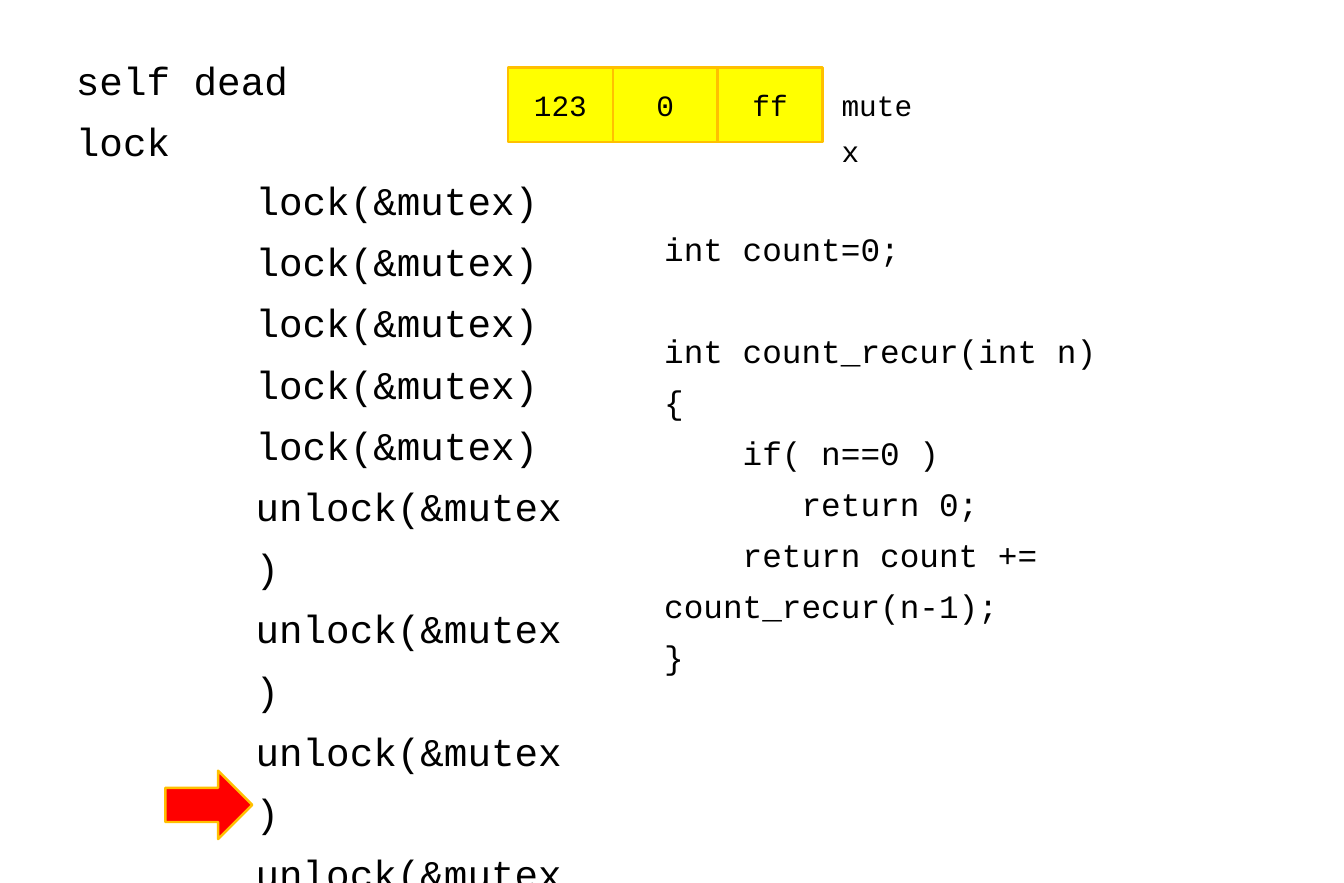
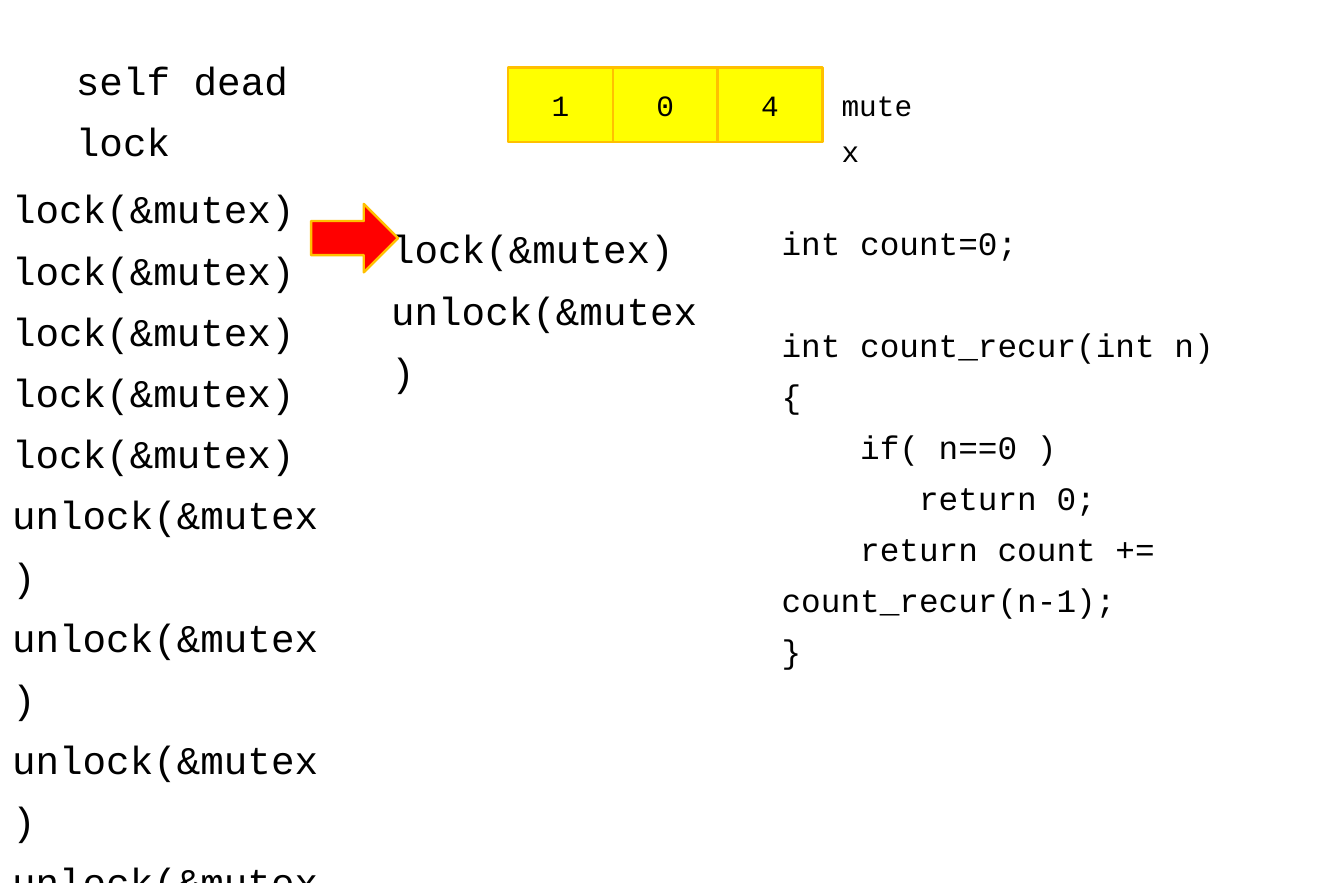
Before and after one commit to imguru-mooc/RTOS_uCOSII, a slide deck: slide 121 of RTOS.pptx (slide 116 before the commit). Drawn at 1344x883 pixels with LibreOffice and Linux fonts; fonts in the diff are those of the drawing. Boxes give left, top, right and bottom in pixels: in the first picture for what was removed or moved away, otherwise in the second. Text is boxed around its words. In the diff, an @@ line names an element or a change of style, - is before the commit and + after.

```diff
--- a/RTOS.pptx
+++ b/RTOS.pptx
@@ text in rectangle at bbox=[552, 96, 570, 116]: text changed @@
-123
+1
@@ text in rectangle at bbox=[761, 96, 779, 116]: text changed @@
-ff
+4
@@ text "lock(&mutex)": place and size @@
-text "lock(&mutex)" at bbox=[256, 187, 562, 774]
+text "lock(&mutex)" at bbox=[12, 195, 318, 782]
@@ down arrow: place and size @@
-down arrow at bbox=[165, 771, 252, 839]
+down arrow at bbox=[311, 204, 398, 272]
@@ text "int count=0;": place and size @@
-text "int count=0;" at bbox=[664, 237, 1096, 625]
+text "int count=0;" at bbox=[782, 231, 1213, 619]
@@ text added at bbox=[391, 235, 697, 333], 24 pt, text #000000 @@
+lock(&mutex)
+unlock(&mutex)
```
Also in this commit, not shown: 53 other slides changed, 7 slides added, 1 slide removed.
